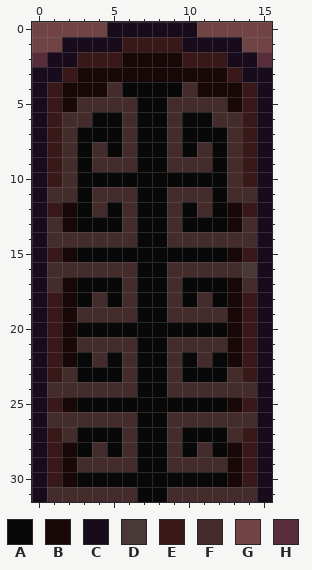
Edited in one commit: pixel-art sprite (img/door.png). That is the earlier state.
The file is 32x64 pixels, drawn in blocks of 2x2; one block is one cell here.
Palette (. is transparent): A #080808  B #180808  C #180c1c  D #483838  E #381818  F #442c2c  G #704444  H #582c38
Pixels before, first column x 0:
 0 GGGGGCCCCCCGGGGG
 1 GGCCCCEEEECCCCGG
 2 HCCEEEBBBBEEECCH
 3 CCEBBBBBBBBBBECC
 4 CEBBBFAAAAFBBBEC
 5 CEBFFFFAAFFFFBEC
 6 CEFFAAFAAFAAFFEC
 7 CEFAAAFAAFAAAFEC
 8 CEFAFAFAAFAFAFEC
 9 CEFAFFFAAFFFAFEC
10 CEFAAAAAAAAAAFEC
11 CFFAFFFAAFFFAFFC
12 CEBAFAFAAFAFABEC
13 CFBAAAFAAFAAABFC
14 CFFFFFFAAFFFFFFC
15 CEBAAAAAAAAAABEC
16 CFFFFFFAAFFFFFDC
17 CFBAAAFAAFAAABFC
18 CEBAFAFAAFAFABEC
19 CEBFFFFAAFFFFBEC
20 CEBAAAAAAAAAABEC
21 CEBFFFFAAFFFFBEC
22 CEBAFAFAAFAFABEC
23 CEFAAAFAAFAAAFEC
24 CFFFFFFAAFFFFFFC
25 CEBAAAAAAAAAABEC
26 CFFFFFFAAFFFFFFC
27 CEFAAAFAAFAAAFEC
28 CEBAFAFAAFAFABEC
29 CEBFFFFAAFFFFBEC
30 CEBAAAAAAAAAABEC
31 CFFFFFFAAFFFFFFC
After:
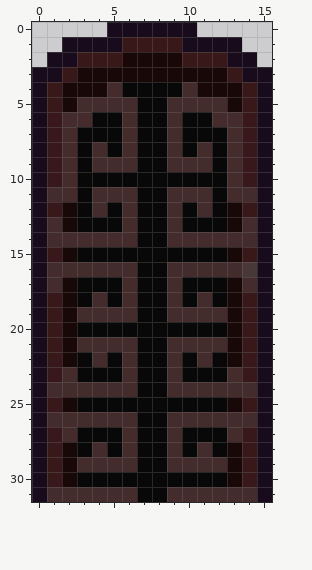
What changed:
Colour G is removed in row 0 at x 0 to 4 and 11 to 15; in row 1 at x 0 to 1 and 14 to 15.
Colour H is removed in row 2 at x 0 and 15.
Boxes around the changes in both pictures, in picture pixels (x1, y1, x2, y2):
erased: (32, 22, 107, 67)
erased: (197, 22, 272, 67)
